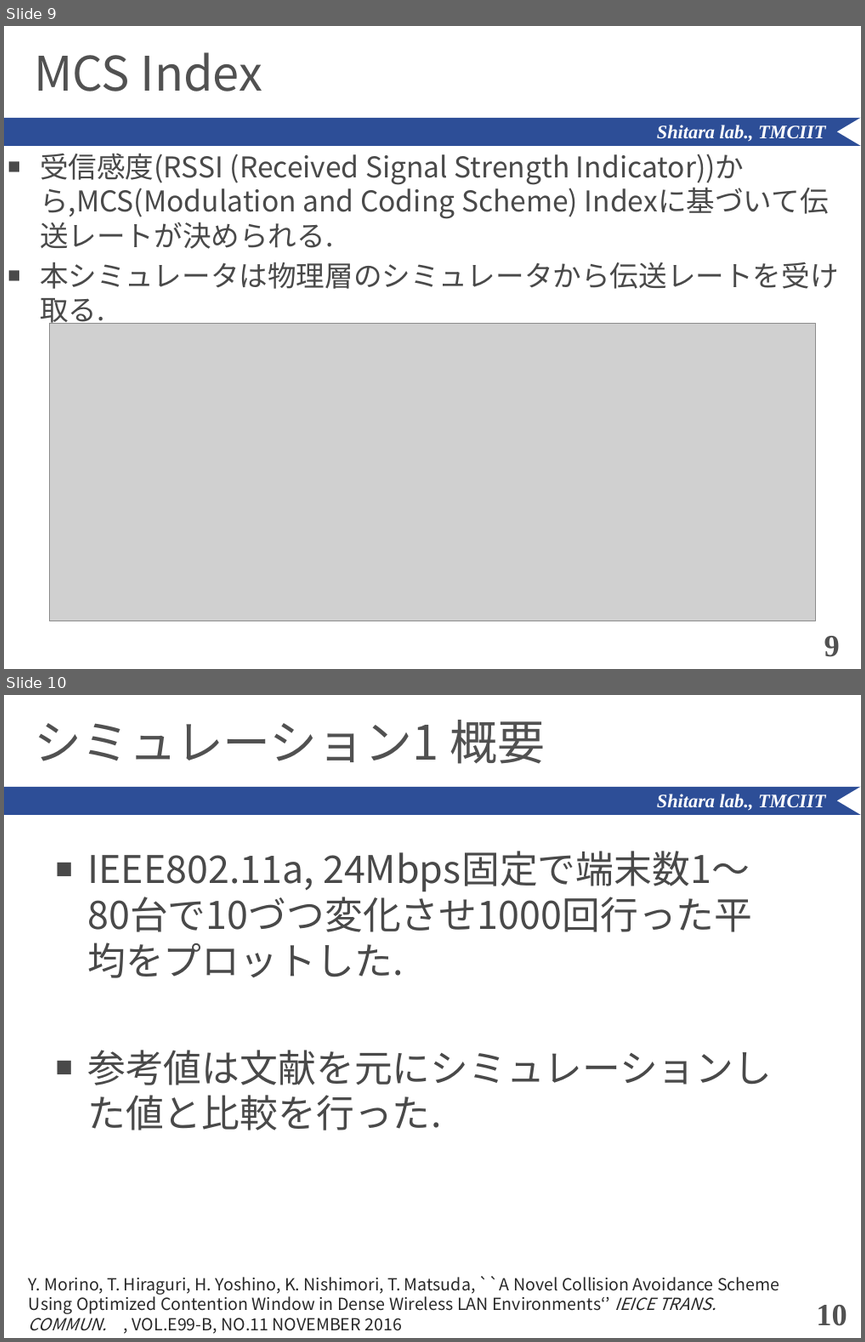
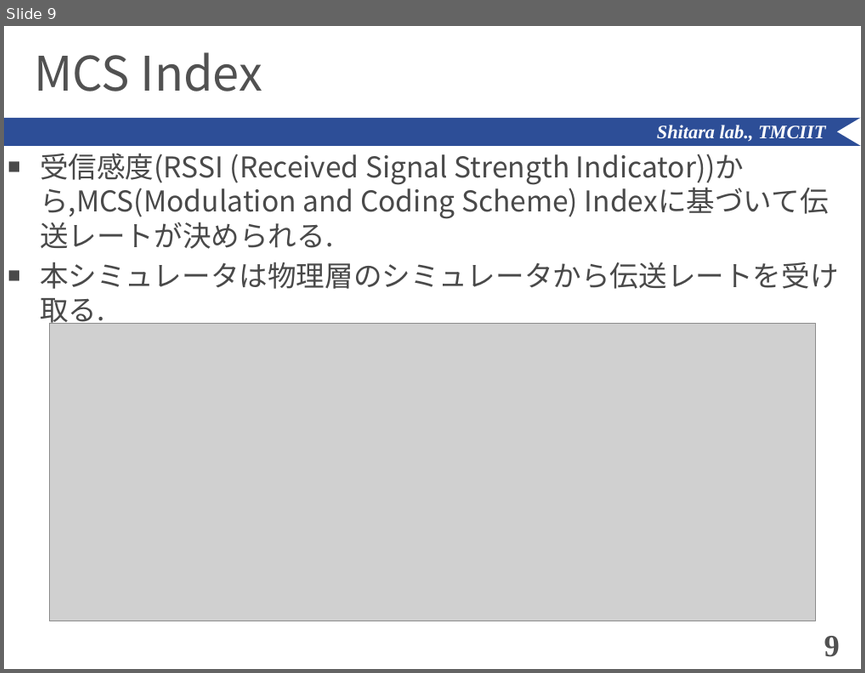
Before and after one commit to ShitaLab-TMCIT/IEEE802.11simulator, a slide deck: paper/pwp_tmp_shiralab.pptx. Shown one above the other, each under a label of ours: slides 9 and 10 before the commit, slide 9 after it. The pictures are 865x1342 and 865x673 pixels, drawn with LibreOffice and Linux fonts; fonts in the diff are those of the drawing; grey boxes stand for pictures. Boxes give left, top, right and bottom in pixels: in the first picture for what was removed or moved away, otherwise in the second. Text is boxed around its words. In the diff, an @@ line names an element or a change of style, - is before the commit and + after.

```diff
--- a/paper/pwp_tmp_shiralab.pptx
+++ b/paper/pwp_tmp_shiralab.pptx
@@ slide 10 removed at bbox=[4, 695, 861, 1338], background #FFFFFF; not listed: 3 template elements that a slide beside it also shows @@
@@ title removed at bbox=[34, 720, 545, 764] @@
-シミュレーション1 概要
@@ text removed at bbox=[87, 851, 772, 1130] @@
-■ IEEE802.11a, 24Mbps固定で端末数1～80台で10づつ変化させ1000回行った平均をプロットした.
-■ 参考値は文献を元にシミュレーションした値と比較を行った.
@@ text removed at bbox=[29, 1276, 780, 1333] @@
-Y. Morino, T. Hiraguri, H. Yoshino, K. Nishimori, T. Matsuda, ``A Novel Collision Avoidance Scheme Using Optimized Contention Window in Dense Wireless LAN Environments‘’ IEICE TRANS. COMMUN. , VOL.E99-B, NO.11 NOVEMBER 2016
@@ page number removed at bbox=[816, 1304, 846, 1326] @@
-10
```
Also in this commit, not shown: 5 slides changed, 5 slides added, 6 other slides removed, 11 other files.
